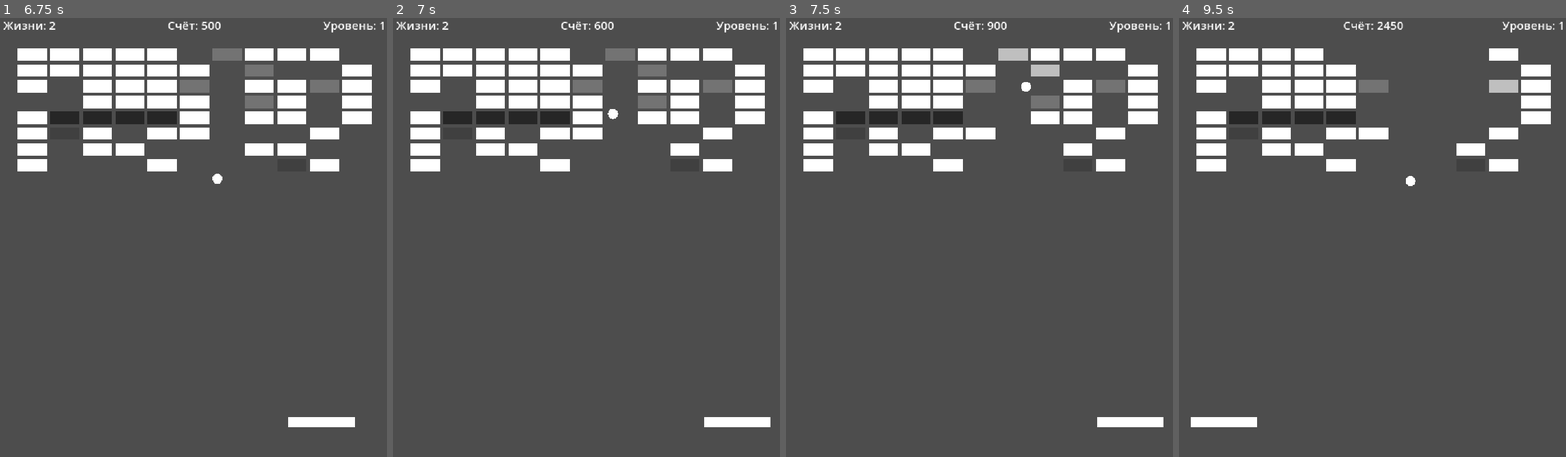
Above: before the commit, frames 1-4 (left to right).
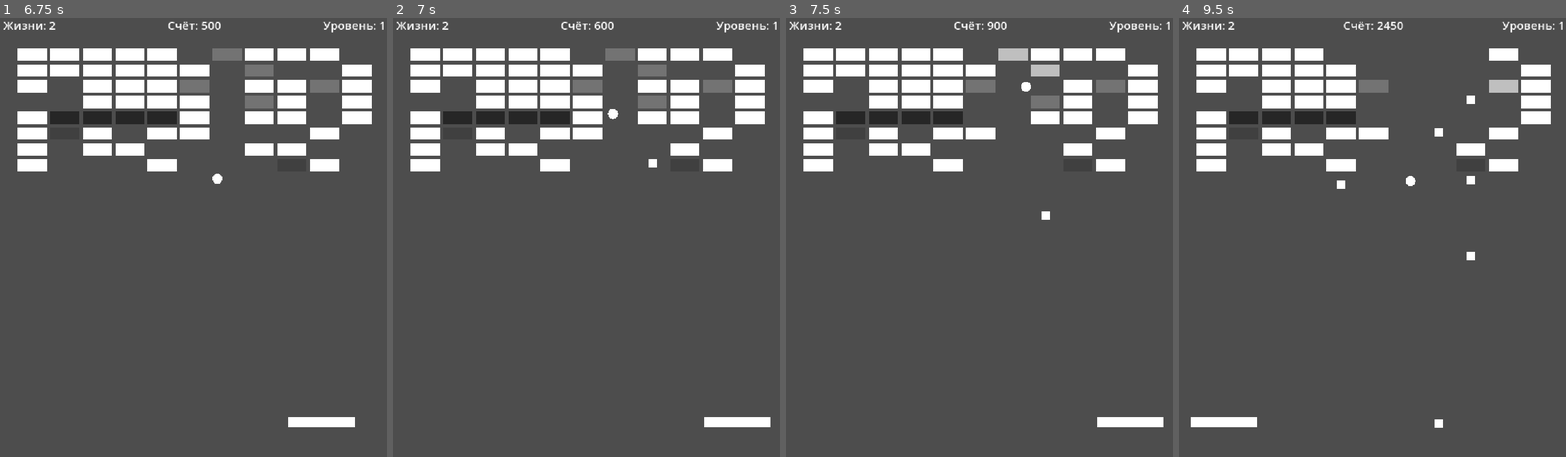
Above: after the commit, the same moments.

Repository: Ardarik421/arkanoid
Game: Godot game, scene res://scenes/main.tscn
Same seed, same stepped clock (60 frames per second), same inputs: the game is played once before the commit and once after it. The project has no main scene, so this scene is started directly.
Inputs (mouse positions are in pixels of both pictures, inside the frame that each line leads up to):
- Up to frame 1 (6.75 s): tap Enter at 0.5, 5.75 s; move the mouse to (282, 215) at 0.52 s; hold D (move_right) 0.53-1.28 s; tap Space (launch_ball) at 0.6, 1.35, 2.1, 2.85, 3.6, 4.35, 5, 5.1, 5.85, 6.6 s; move the mouse to (116, 259) at 1.27 s; hold A (move_left) 1.28-2.03 s; move the mouse to (236, 140) at 2.02 s; hold D (move_right) 2.03-3.53 s; move the mouse to (174, 329) at 2.77 s; move the mouse to (313, 303) at 3.52 s; hold A (move_left) 3.53-5.78 s; move the mouse to (73, 171) at 4.27 s; move the mouse to (212, 237) at 5.02 s; move the mouse to (135, 123) at 5.77 s; hold D (move_right) from 5.78 s (still down); move the mouse to (282, 215) at 6.52 s
- Up to frame 2 (7 s): keep holding D (move_right)
- Up to frame 3 (7.5 s): keep holding D (move_right); move the mouse to (902, 259) at 7.27 s; tap Space (launch_ball) at 7.35 s
- Up to frame 4 (9.5 s): move the mouse to (1415, 140) at 8.02 s; release D (move_right) at 8.03 s; hold A (move_left) from 8.03 s (still down); tap Space (launch_ball) at 8.1, 8.85 s; move the mouse to (1353, 329) at 8.77 s

Frame 1 is identical in both runs. In frame 2, less than 0.1% of the frame differs, in the area x 66-69%, y 32-35%; in frame 3, less than 0.1%; in frame 4, 0.3%, in the area x 40-77%, y 17-94%.

Commit message:
начал добавлять систему выпадающих бонусов

Diff:
--- /dev/null
+++ b/scenes/bonus.gd
@@ -0,0 +1,40 @@
+extends Area2D
+
+signal collected(bonus_type: BonusType)
+
+enum BonusType {
+	EXPAND_PADDLE,
+	SHRINK_PADDLE,
+	SLOW_BALL,
+	FAST_BALL,
+	EXTRA_LIFE
+}
+
+@export var bonus_type: BonusType = BonusType.EXPAND_PADDLE
+
+@export var fall_speed: float = 250.0
+@export var size: float = 20.0
+
+
+func _ready():
+	queue_redraw()
+	body_entered.connect(_on_body_entered)
+
+func _draw():
+	var rect = Rect2(
+		Vector2(-size / 2.0, -size / 2.0),
+		Vector2(size, size)
+	)
+
+	draw_rect(rect, Color.WHITE)
+
+func _process(delta):
+	global_position.y += fall_speed * delta
+
+	if global_position.y > 1100:
+		queue_free()
+
+func _on_body_entered(body):
+	if body.name == "Paddle":
+		collected.emit(bonus_type)
+		queue_free()
--- /dev/null
+++ b/scenes/bonus.tscn
@@ -0,0 +1,11 @@
+[gd_scene format=3 uid="uid://can5q72w1heag"]
+
+[ext_resource type="Script" uid="uid://bam4bfwdlfali" path="res://scenes/bonus.gd" id="1_3no7k"]
+
+[sub_resource type="RectangleShape2D" id="RectangleShape2D_ck4f2"]
+
+[node name="Bonus" type="Area2D" unique_id=752629519]
+script = ExtResource("1_3no7k")
+
+[node name="CollisionShape2D" type="CollisionShape2D" parent="." unique_id=1405557837]
+shape = SubResource("RectangleShape2D_ck4f2")
--- a/scenes/brick.gd
+++ b/scenes/brick.gd
@@ -1,6 +1,6 @@
 extends StaticBody2D
 
-signal destroyed(points: int)
+signal destroyed(points: int, brick_position: Vector2)
 
 @export var width: float = 70.0
 @export var height: float = 30.0
@@ -47,7 +47,7 @@
 	health -= 1
 
 	if health <= 0:
-		destroyed.emit(points)
+		destroyed.emit(points, global_position)
 		queue_free()
 	else:
 		queue_redraw()
--- a/scenes/main.gd
+++ b/scenes/main.gd
@@ -36,6 +36,7 @@
 # =========================
 
 @export var brick_scene: PackedScene
+@export var bonus_scene: PackedScene
 
 
 # =========================
@@ -260,15 +261,26 @@
 	if body.name == "Ball":
 		lose_life()
 
-func _on_brick_destroyed(points: int):
+func _on_brick_destroyed(points: int, brick_position: Vector2):
 	score += points
 	breakable_bricks_left -= 1
 
 	update_score_label()
+
+	if randf() < 0.25:
+		var bonus = bonus_scene.instantiate()
+		add_child(bonus)
+		bonus.global_position = brick_position
+		bonus.collected.connect(_on_bonus_collected)
 
 	if breakable_bricks_left <= 0 and not game_won:
 		game_won = true
 		show_victory()
+
+func _on_bonus_collected(bonus_type):
+	match bonus_type:
+		0:
+			$Paddle.set_width(240.0)
 
 # =========================
 # ИНТЕРФЕЙС
--- a/scenes/main.tscn
+++ b/scenes/main.tscn
@@ -4,6 +4,7 @@
 [ext_resource type="Script" uid="uid://cue3rmvxipnq8" path="res://scenes/main.gd" id="1_sugp2"]
 [ext_resource type="PackedScene" uid="uid://b4kt1kvh5w7el" path="res://scenes/paddle.tscn" id="2_0wfyh"]
 [ext_resource type="PackedScene" uid="uid://c21lyl7xsd1i0" path="res://scenes/brick.tscn" id="3_sugp2"]
+[ext_resource type="PackedScene" uid="uid://can5q72w1heag" path="res://scenes/bonus.tscn" id="5_tbgi4"]
 
 [sub_resource type="RectangleShape2D" id="RectangleShape2D_ck4f2"]
 size = Vector2(40, 1080)
@@ -17,6 +18,7 @@
 [node name="Main" type="Node2D" unique_id=1023616930]
 script = ExtResource("1_sugp2")
 brick_scene = ExtResource("3_sugp2")
+bonus_scene = ExtResource("5_tbgi4")
 test_start_level = 20
 use_test_level = false
 
--- a/scenes/paddle.gd
+++ b/scenes/paddle.gd
@@ -61,3 +61,13 @@
 		left_limit + half_width,
 		right_limit - half_width
 	)
+
+func set_width(new_width: float):
+	width = new_width
+
+	var shape = $CollisionShape2D.shape
+
+	if shape is RectangleShape2D:
+		shape.size.x = width
+
+	queue_redraw()
Not shown, added: scenes/bonus.gd.uid
